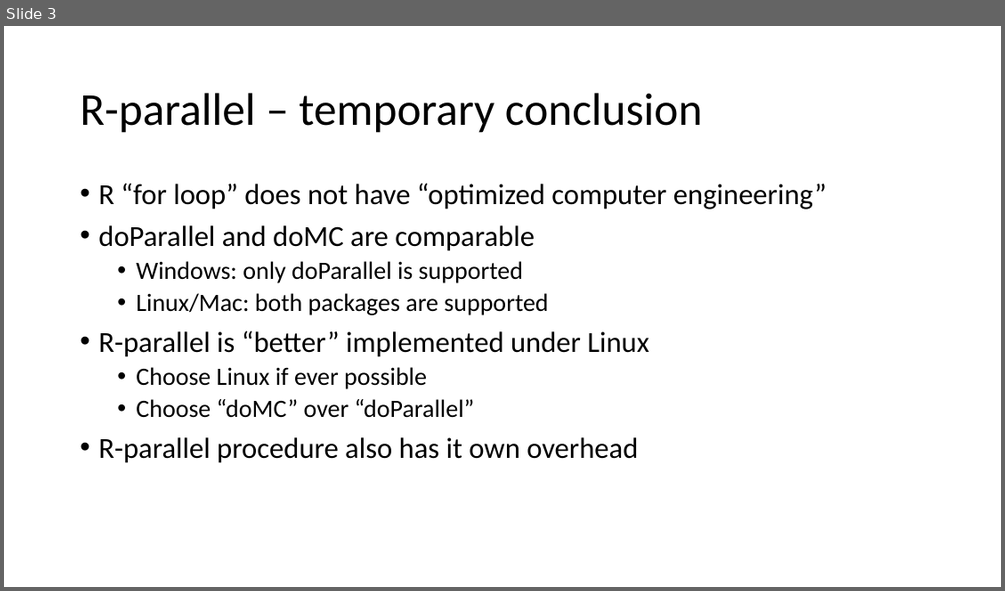
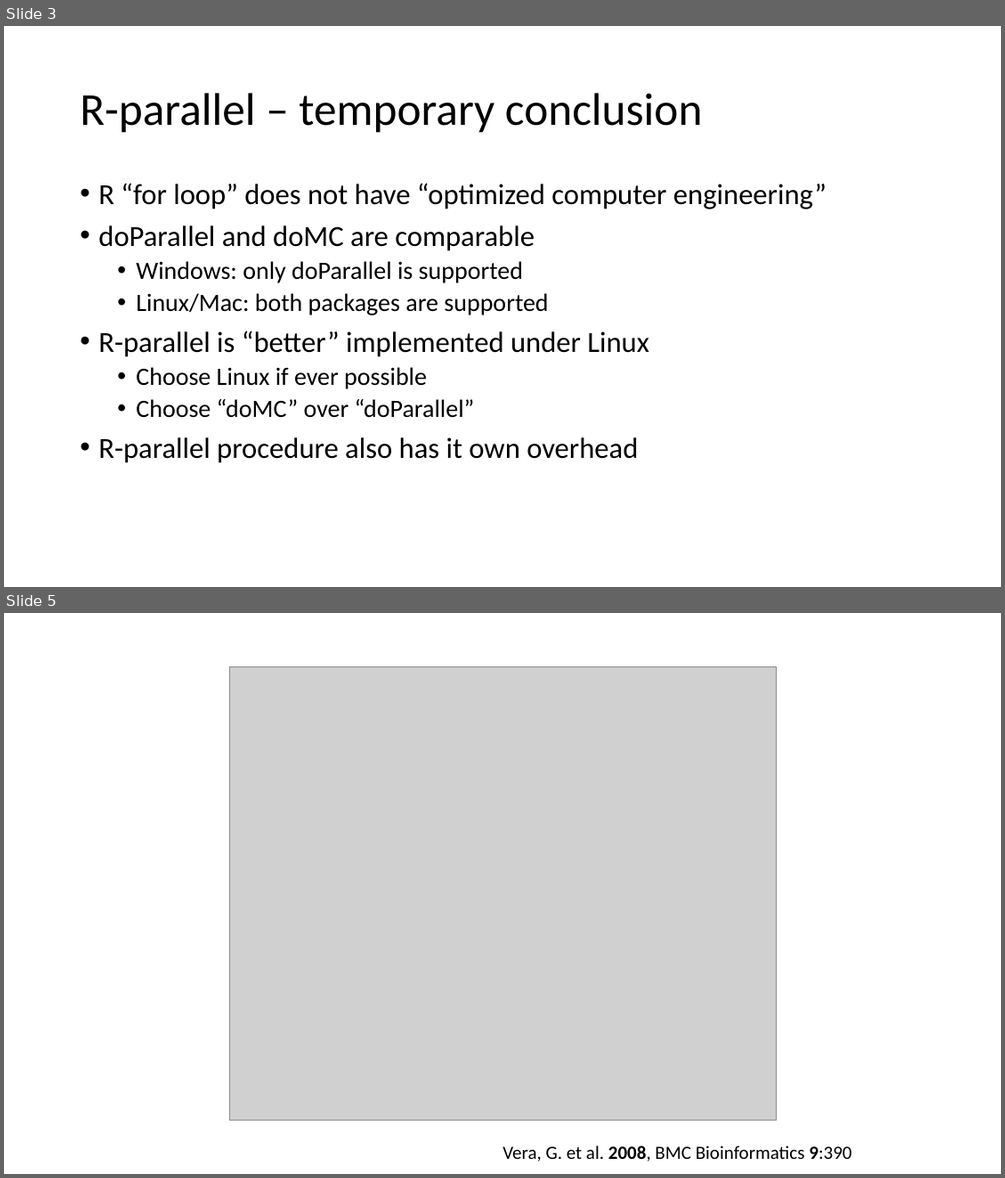
Before and after one commit to 2waybene/helloworld, a slide deck: IB_group_meeting/evalParal/R-parallel.pptx. Shown one above the other, each under a label of ours: slide 3 before the commit, slides 3 and 5 after it; the slides between them are not shown. The pictures are 1005x591 and 1005x1178 pixels, drawn with LibreOffice and Linux fonts; fonts in the diff are those of the drawing; grey boxes stand for pictures. Boxes give left, top, right and bottom in pixels: in the first picture for what was removed or moved away, otherwise in the second. Text is boxed around its words. In the diff, an @@ line names an element or a change of style, - is before the commit and + after.

```diff
--- a/IB_group_meeting/evalParal/R-parallel.pptx
+++ b/IB_group_meeting/evalParal/R-parallel.pptx
@@ slide 5 added at <box>4,613,1001,1174</box>, background #FFFFFF @@
@@ picture added at <box>229,666,776,1120</box> @@
@@ text added at <box>502,1145,851,1161</box>, 18 pt, text #000000 @@
+Vera, G. et al. 2008, BMC Bioinformatics 9:390
```
Also in this commit, not shown: 7 other slides added, 3 slides removed.
